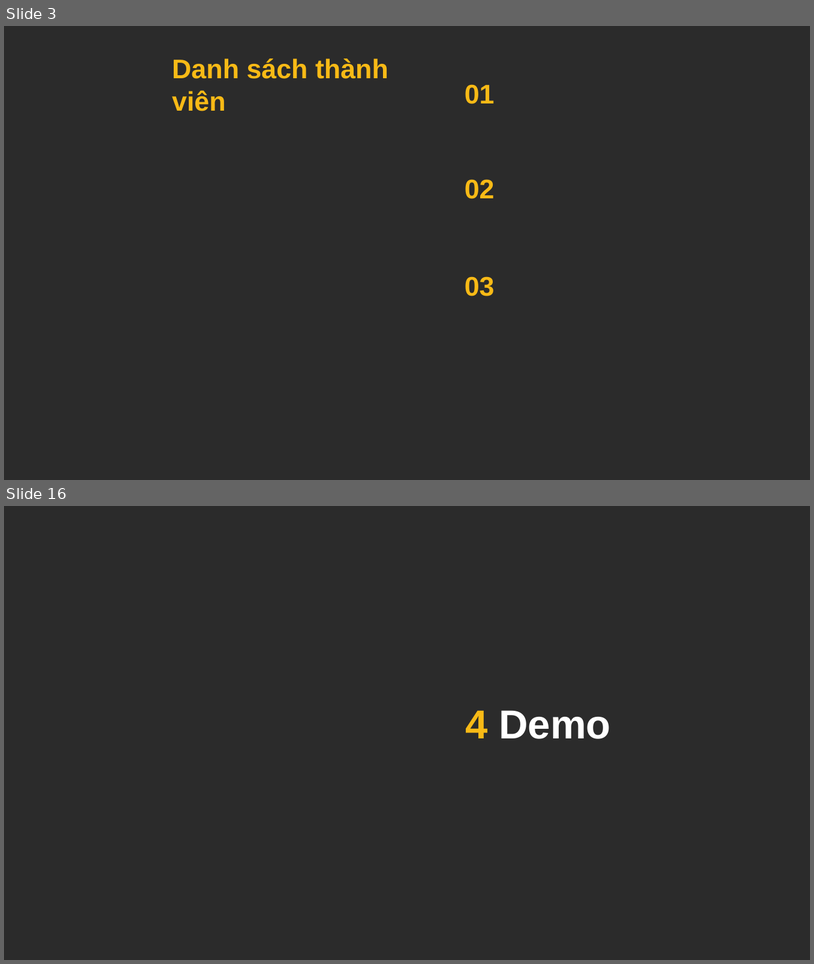
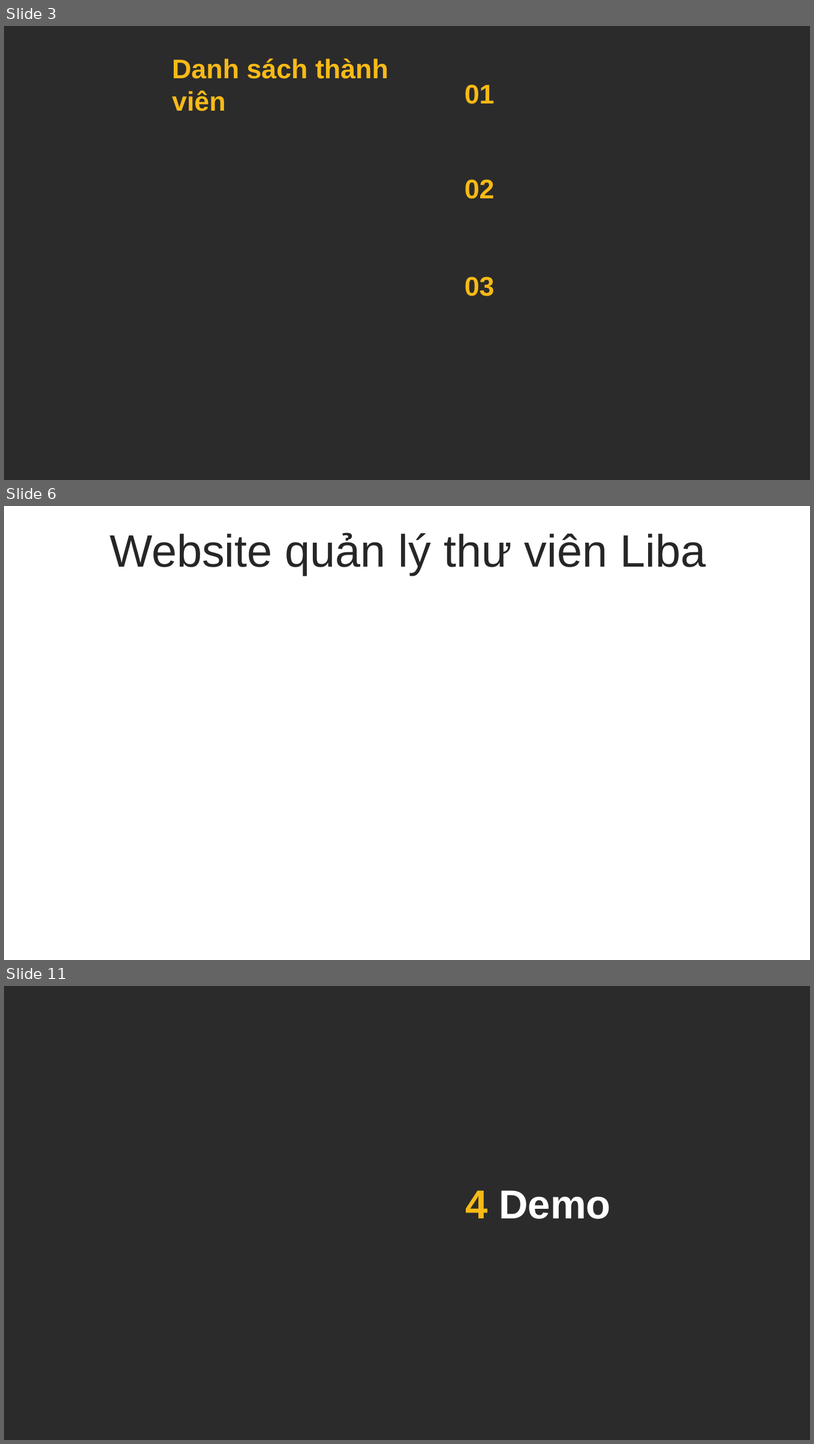
Before and after one commit to maxknowyou/npta, a slide deck: ThuyetTrinhBaoCaoMaNguonMo.pptx. Shown one above the other, each under a label of ours: slides 3 and 16 before the commit, slides 3, 6 and 11 after it; the slides between them are not shown. The pictures are 814x964 and 814x1444 pixels, drawn with LibreOffice and Linux fonts; fonts in the diff are those of the drawing; background and template pictures are left out; a plain dark background stands for a picture behind light text. Boxes give left, top, right and bottom in pixels: in the first picture for what was removed or moved away, otherwise in the second. Text is boxed around its words. In the diff, an @@ line names an element or a change of style, - is before the commit and + after.

```diff
--- a/ThuyetTrinhBaoCaoMaNguonMo.pptx
+++ b/ThuyetTrinhBaoCaoMaNguonMo.pptx
@@ slide 6 added at [4, 506, 810, 960], background #FFFFFF @@
@@ text added at [110, 532, 706, 575], 54 pt, text #262626 @@
+Website quản lý thư viên Liba
@@ what was slide 16 is now slide 11 @@
```
Also in this commit, not shown: 2 slides changed, 6 other slides added, 12 slides removed.
